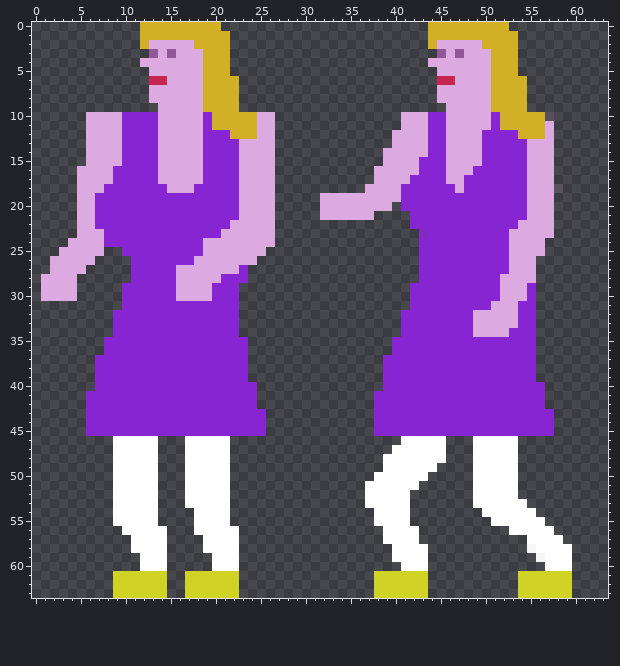
One commit to this pixel-art sprite: graphics/Bad-Mom.png. Above: the version before the commit.
The file is 64x64 pixels. Pixels under 10% opacity are left out.
The result:
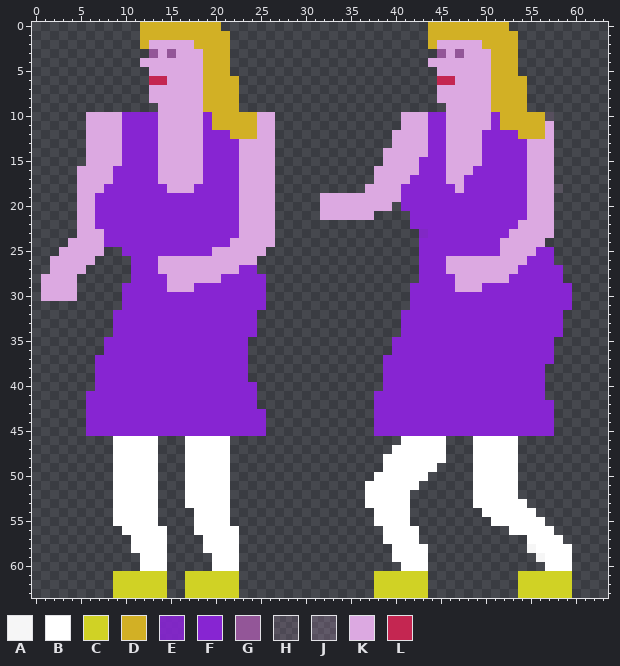
Palette (. is transparent): A #fffffff3  B #ffffff  C #d0d225  D #d2b025  E #8725d2e6  F #8725d2  G #935698  H #dca9e11e  J #dca9e12d  K #dca9e1  L #c42651
Change:
@@ x 0..63 @@
 21 .....KKFFFFFFFFFFFFFFFFKKKK.....KKKKKK....FFFFFFFFFFFFFKKK......
-22 .....KKFFFFFFFFFFFFFFFKKKKK...............FFFFFFFFFFFFKKKK......
-23 .....KKKFFFFFFFFFFFFFKKKKKK................EFFFFFFFFFKKKKK......
-24 ....KKKKFFFFFFFFFFFKKKKKKKK................FFFFFFFFFFKKKK.......
-25 ...KKKKK..FFFFFFFFFKKKKKKK.................FFFFFFFFFFKKKK.......
-26 ..KKKKK....FFFFFFFKKKKKKK..................FFFFFFFFFFKKK........
-27 ..KKKK.....FFFFFKKKKKKKF...................FFFFFFFFFFKKK........
-28 .KKKK......FFFFFKKKKKFFF...................FFFFFFFFFKKKK........
-29 .KKKK.....FFFFFFKKKKFFF...................FFFFFFFFFFKKKF........
-30 .KKKK.....FFFFFFKKKKFFF...................FFFFFFFFFFKKKF........
-31 ..........FFFFFFFFFFFFF...................FFFFFFFFFKKKFF........
-32 .........FFFFFFFFFFFFFF..................FFFFFFFFKKKKKFF........
-33 .........FFFFFFFFFFFFFF..................FFFFFFFFKKKKKFF........
-34 .........FFFFFFFFFFFFFF..................FFFFFFFFKKKKFFF........
-35 ........FFFFFFFFFFFFFFFF................FFFFFFFFFFFFFFFF........
-36 ........FFFFFFFFFFFFFFFF................FFFFFFFFFFFFFFFF........
-37 .......FFFFFFFFFFFFFFFFF...............FFFFFFFFFFFFFFFFF........
-38 .......FFFFFFFFFFFFFFFFF...............FFFFFFFFFFFFFFFFF........
-39 .......FFFFFFFFFFFFFFFFF...............FFFFFFFFFFFFFFFFF........
+22 .....KKFFFFFFFFFFFFFFFFKKKK...............FFFFFFFFFFFFKKKK......
+23 .....KKKFFFFFFFFFFFFFFFKKKK................EFFFFFFFFFKKKKK......
+24 ....KKKKFFFFFFFFFFFFFFKKKKK................FFFFFFFFFKKKKK.......
+25 ...KKKKK..FFFFFFFFFFKKKKKK.................FFFFFFFFFKKKKFF......
+26 ..KKKKK....FFFKKKKKKKKKKK..................FFFKKKKKKKKKFFF......
+27 ..KKKK.....FFFKKKKKKKKKFF..................FFFKKKKKKKKFFFFF.....
+28 .KKKK......FFFFKKKKKKFFFFF.................FFFFKKKKKKFFFFFF.....
+29 .KKKK.....FFFFFKKKFFFFFFFF................FFFFFKKKFFFFFFFFFF....
+30 .KKKK.....FFFFFFFFFFFFFFFF................FFFFFFFFFFFFFFFFFF....
+31 ..........FFFFFFFFFFFFFFFF................FFFFFFFFFFFFFFFFFF....
+32 .........FFFFFFFFFFFFFFFF................FFFFFFFFFFFFFFFFFF.....
+33 .........FFFFFFFFFFFFFFFF................FFFFFFFFFFFFFFFFFF.....
+34 .........FFFFFFFFFFFFFFFF................FFFFFFFFFFFFFFFFFF.....
+35 ........FFFFFFFFFFFFFFFF................FFFFFFFFFFFFFFFFFF......
+36 ........FFFFFFFFFFFFFFFF................FFFFFFFFFFFFFFFFFF......
+37 .......FFFFFFFFFFFFFFFFF...............FFFFFFFFFFFFFFFFFFF......
+38 .......FFFFFFFFFFFFFFFFF...............FFFFFFFFFFFFFFFFFF.......
+39 .......FFFFFFFFFFFFFFFFF...............FFFFFFFFFFFFFFFFFF.......
 40 .......FFFFFFFFFFFFFFFFFF..............FFFFFFFFFFFFFFFFFF.......
 41 ......FFFFFFFFFFFFFFFFFFF.............FFFFFFFFFFFFFFFFFFF.......
-42 ......FFFFFFFFFFFFFFFFFFF.............FFFFFFFFFFFFFFFFFFF.......
+42 ......FFFFFFFFFFFFFFFFFFF.............FFFFFFFFFFFFFFFFFFFF......
 43 ......FFFFFFFFFFFFFFFFFFFF............FFFFFFFFFFFFFFFFFFFF......
